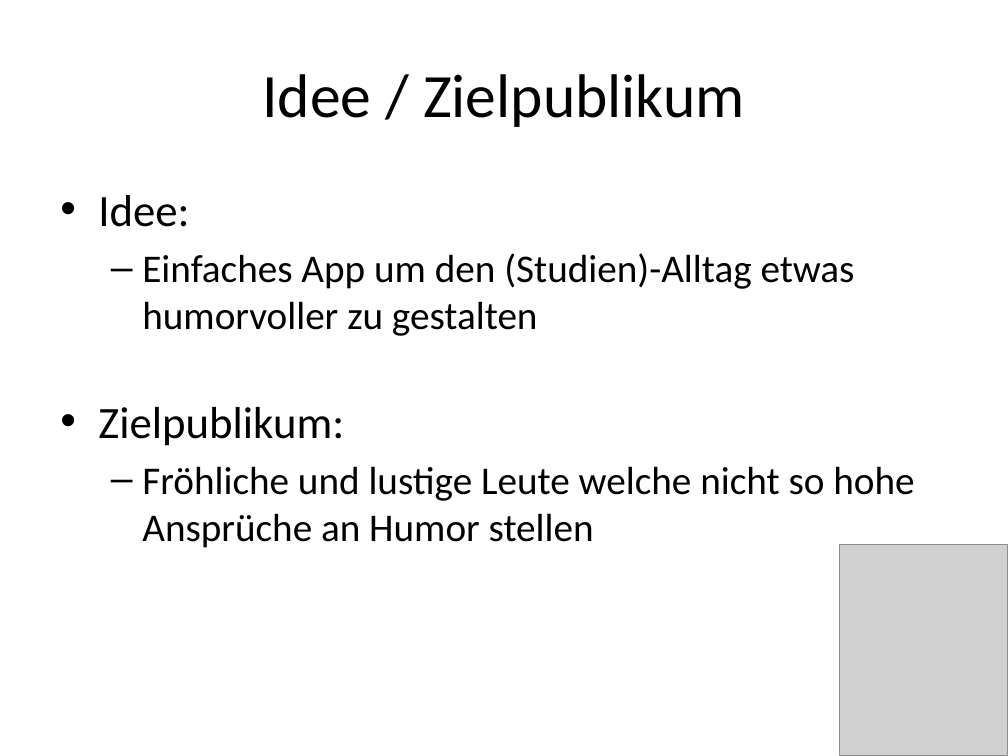
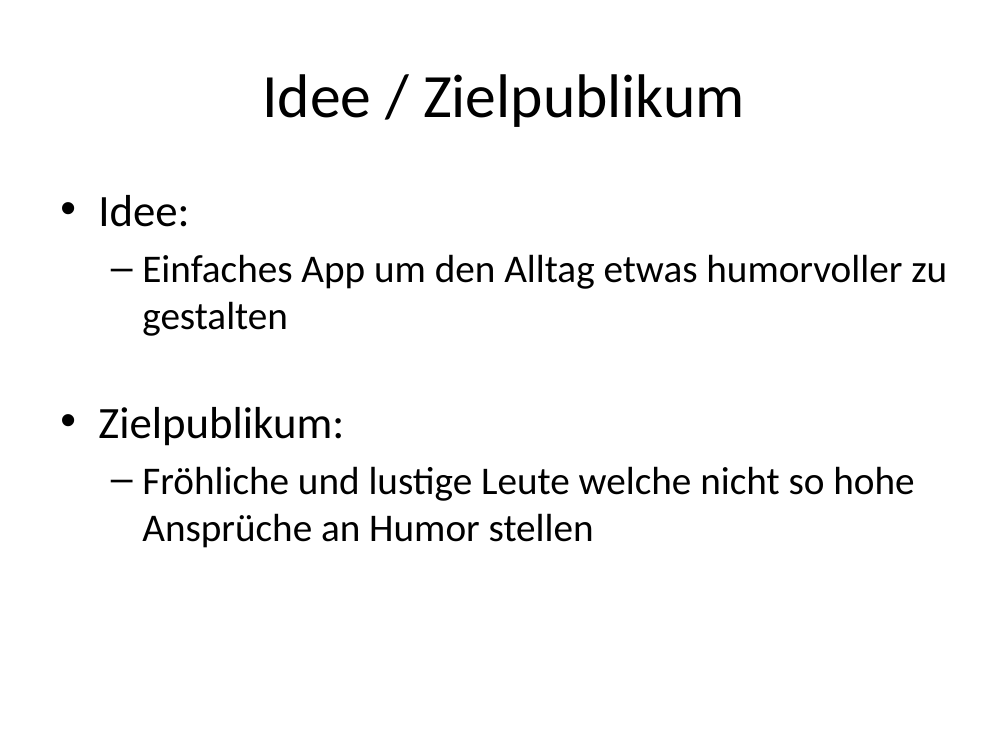
Before and after one commit to raeffs/IOS.F13.Gruppe01, a slide deck: slide 2 of Presentation_ChuckNorrisFacts.pptx. Drawn at 1008x756 pixels with LibreOffice and Linux fonts; fonts in the diff are those of the drawing; grey boxes stand for pictures. Boxes give left, top, right and bottom in pixels: in the first picture for what was removed or moved away, otherwise in the second. Text is boxed around its words. In the diff, an @@ line names an element or a change of style, - is before the commit and + after.

```diff
--- a/Presentation_ChuckNorrisFacts.pptx
+++ b/Presentation_ChuckNorrisFacts.pptx
@@ text at <box>142,254,947,336</box>: text changed @@
-  – Einfaches App um den (Studien)-Alltag etwas humorvoller zu gestalten
+  – Einfaches App um den Alltag etwas humorvoller zu gestalten
@@ picture removed at <box>840,544,1008,756</box> @@
```
Also in this commit, not shown: 1 other slide changed, 2 slides added.
